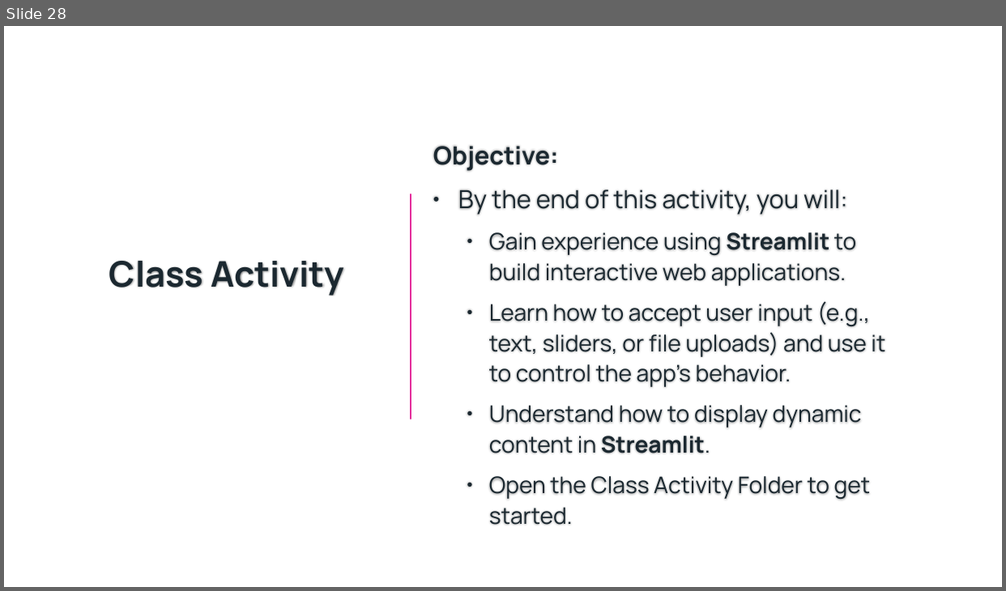
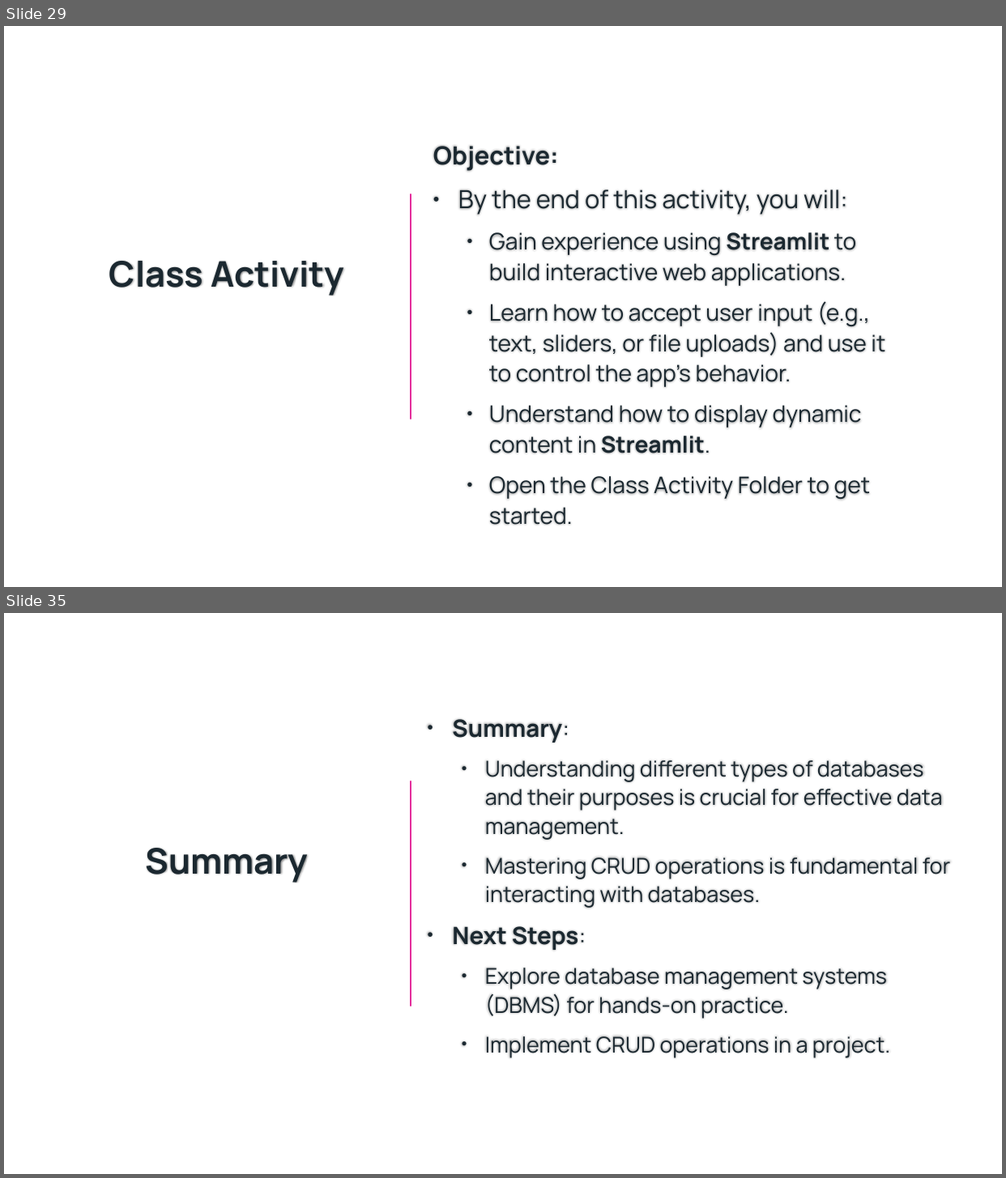
Before and after one commit to Bradford-College/Desigining-User-Interfaces-and-Working-with-Databases, a slide deck: lessonslide.pptx. Shown one above the other, each under a label of ours: slide 28 before the commit, slides 29 and 35 after it; the slides between them are not shown. The pictures are 1006x591 and 1006x1178 pixels, drawn with LibreOffice and Linux fonts; fonts in the diff are those of the drawing; background and template pictures are left out. Boxes give left, top, right and bottom in pixels: in the first picture for what was removed or moved away, otherwise in the second. Text is boxed around its words. In the diff, an @@ line names an element or a change of style, - is before the commit and + after.

Commit message:
Add API request and database connection code

```diff
--- a/lessonslide.pptx
+++ b/lessonslide.pptx
@@ slide 35 added at [4,613,1002,1174], background picture (left out) @@
@@ text added at [452,719,951,1059], 21 pt, text #1B2830 @@
+• Summary:
+  • Understanding different types of databases and their purposes is crucial for effective data management.
+  • Mastering CRUD operations is fundamental for interacting with databases.
+• Next Steps:
+  • Explore database management systems (DBMS) for hands-on practice.
+  • Implement CRUD operations in a project.
@@ line added from (411, 781) to (411, 1006), #E32D9B 1.5 pt @@
@@ title added at [146,848,308,883], 34 pt, text #1B2830, bold @@
+Summary
@@ what was slide 28 is now slide 29 @@
```
Also in this commit, not shown: 10 other slides added, 4 other files.
